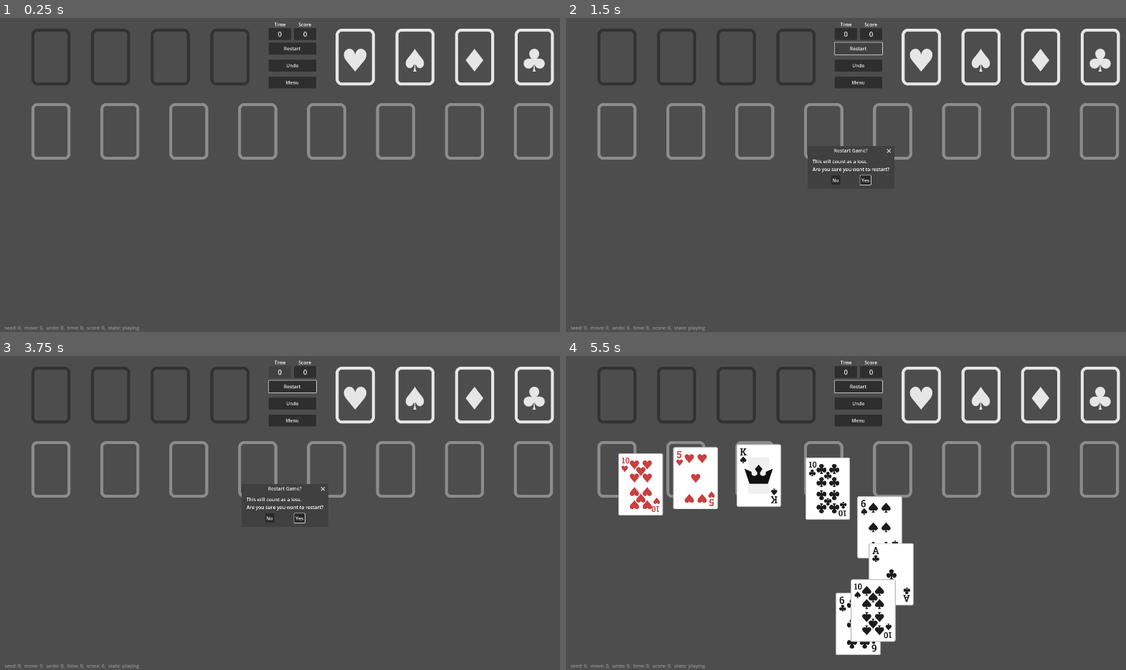
Above: before the commit, frames 1-4 (two rows, left to right).
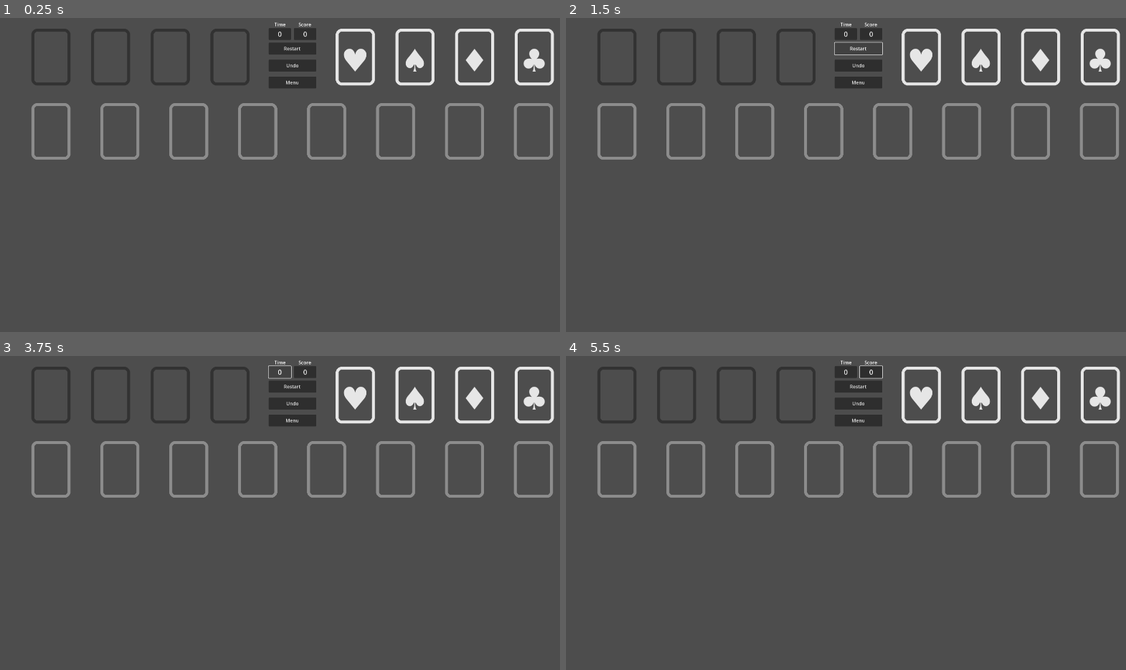
Above: after the commit, the same moments.

Repository: emabrey/card-framework
Game: Godot game, scene res://freecell/scenes/main_game/freecell_game.tscn
Two runs of this game, one before a commit and one after it. Both use one fixed random seed, a clock stepped at 60 frames per second and the inputs below.
Inputs (mouse positions are in pixels of both pictures, inside the frame that each line leads up to):
- Up to frame 1 (0.25 s): no input
- Up to frame 2 (1.5 s): click "Undo" at 0.5 s; click "Restart" at 1.25 s
- Up to frame 3 (3.75 s): click "Restart" at 2 s; click "Restart" at 2.75 s; click "0" at 3.5 s
- Up to frame 4 (5.5 s): click "0" at 4.25 s; click (862, 519) at 5 s, where only the run before the commit has a clickable "Yes"

The runs differ from the first frame. In frame 1, 0.1% of the frame differs, in the area x 0-25%, y 98-100%; in frame 2, 0.5%; in frame 3, 0.6%; in frame 4, 11%, in the area x 0-63%, y 2-100%.
Error after the commit: Parse Error: Identifier "RecordManager" not declared in the current scope. (res://freecell/scenes/main_game/freecell_game.gd:297)

Commit message:
feat: rename RecordTable to RecordManager and enhance game state handling

Diff:
--- a/freecell/scenes/local_db/record_table.gd
+++ b/freecell/scenes/local_db/record_manager.gd
@@ -1,4 +1,3 @@
-class_name RecrodTable
 extends Node
 
 const RECORDS_PATH = "user://record_table.json"
@@ -6,6 +5,7 @@
 
 func _ready():
 	load_table()
+	print("table: %s" % JSON.stringify(record_table, "  "))
 
 
 func load_table():
--- a/freecell/scenes/main_game/freecell_game.gd
+++ b/freecell/scenes/main_game/freecell_game.gd
@@ -25,6 +25,7 @@
 var undo_count := 0
 var score := 0
 var game_state := GameState.PLAYING
+var is_game_running := false
 
 var menu_scene = load("res://freecell/scenes/menu/menu.tscn")
 
@@ -119,10 +120,8 @@
 
 	match game_state:
 		GameState.WIN:
-			print("You win!")
 			_end_game()
 		GameState.LOSE:
-			print("You lose!")
 			_end_game()
 		GameState.PLAYING:
 			pass
@@ -295,7 +294,9 @@
 
 func _end_game():
 	game_timer.stop()
+	RecordManager.make_record(game_seed, move_count, undo_count, elapsed_time, score, game_state)
 	print("move: %d, undo: %d, score: %d, time: %d" % [move_count, undo_count, score, elapsed_time])
+	is_game_running = false
 
 
 func _update_score():
@@ -308,13 +309,33 @@
 	_update_information()
 
 
+func _on_button_restart_game_pressed():
+	if is_game_running:
+		restart_game_dialog.popup_centered()
+	else:
+		new_game()
+
+
+func _on_button_undo_pressed():
+	if not is_game_running:
+		card_manager.undo()
+
+
+
+func _on_button_menu_pressed():
+	if is_game_running:
+		go_to_menu_dialog.popup_centered()
+	else:
+		_go_to_menu()
+
+
 func _set_ui_buttons():
 	var button_restart_game = $ButtonRestartGame
-	button_restart_game.connect("pressed", restart_game_dialog.popup_centered)
+	button_restart_game.connect("pressed", _on_button_restart_game_pressed)
 	var button_undo = $ButtonUndo
-	button_undo.connect("pressed", card_manager.undo)
+	button_undo.connect("pressed", _on_button_undo_pressed)
 	var button_menu = $ButtonMenu
-	button_menu.connect("pressed", go_to_menu_dialog.popup_centered)
+	button_menu.connect("pressed", _on_button_menu_pressed)
 	restart_game_dialog.connect("confirmed", new_game)
 	go_to_menu_dialog.connect("confirmed", _go_to_menu)
 
@@ -373,6 +394,9 @@
 
 
 func new_game():
+	if is_game_running:
+		game_state = GameState.LOSE
+		_end_game()
 	if is_creating_new_game:
 		return
 	is_creating_new_game = true
@@ -383,9 +407,13 @@
 	await _generate_cards()
 	_start_game()
 	is_creating_new_game = false
+	is_game_running = true
 
 
 func _go_to_menu():
+	if is_game_running:
+		game_state = GameState.LOSE
+		_end_game()
 	var menu_instance = menu_scene.instantiate()
 	get_tree().root.add_child(menu_instance)
 	get_node("/root/FreecellGame").queue_free()
